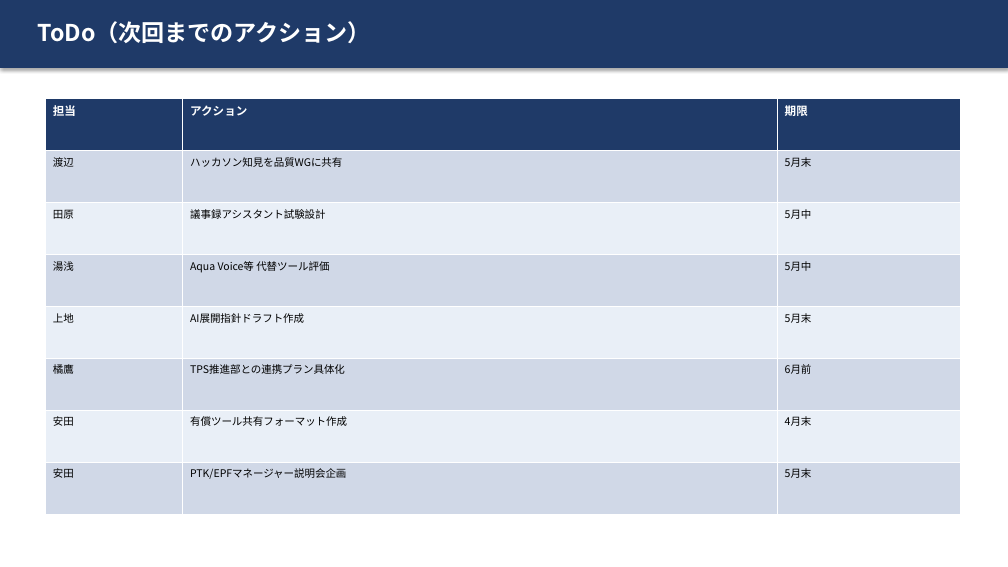
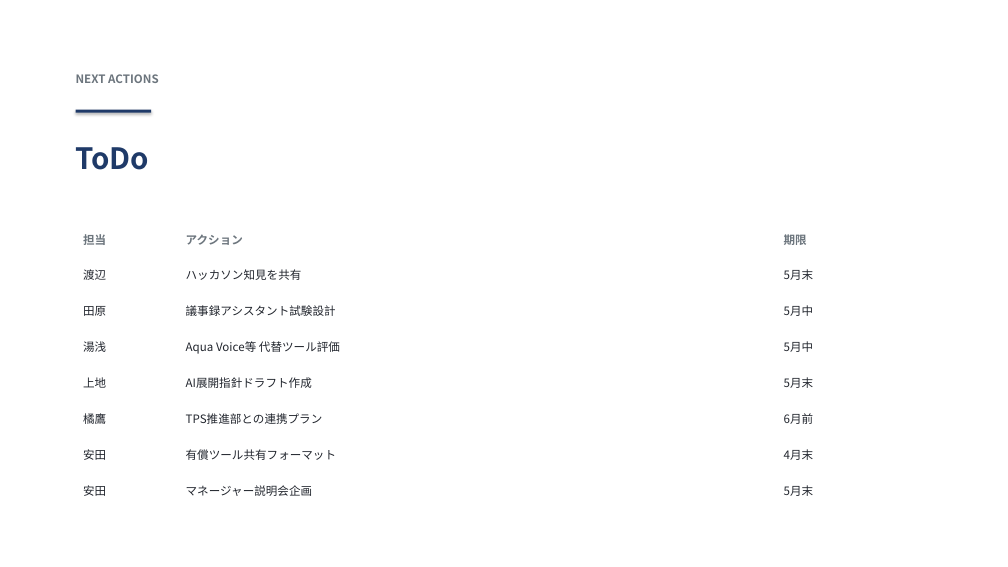
Before and after one commit to hiroakiyasa/meeting-minutes-2026-04-21, a slide deck: slide 8 of 05_hybrid_style.pptx (slide 9 before the commit). Drawn at 1008x567 pixels with LibreOffice and Linux fonts; fonts in the diff are those of the drawing. Boxes give left, top, right and bottom in pixels: in the first picture for what was removed or moved away, otherwise in the second. Text is boxed around its words. In the diff, an @@ line names an element or a change of style, - is before the commit and + after.

```diff
--- a/05_hybrid_style.pptx
+++ b/05_hybrid_style.pptx
@@ rectangle removed at <box>0,0,1008,68</box> @@
@@ text removed at <box>38,21,371,43</box> @@
-ToDo（次回までのアクション）
@@ text added at <box>76,74,159,83</box>, 11 pt, text #6C757D, bold @@
+NEXT ACTIONS
@@ rectangle added at <box>76,110,151,113</box>, fill #1F3A68 @@
@@ text added at <box>76,147,150,170</box>, 28 pt, text #1F3A68, bold @@
+ToDo
@@ table at <box>76,227,930,514</box> @@
-row 2, column 2: ハッカソン知見を品質WGに共有
+row 2, column 2: ハッカソン知見を共有
-row 6, column 2: TPS推進部との連携プラン具体化
+row 6, column 2: TPS推進部との連携プラン
-row 7, column 2: 有償ツール共有フォーマット作成
+row 7, column 2: 有償ツール共有フォーマット
-row 8, column 2: PTK/EPFマネージャー説明会企画
+row 8, column 2: マネージャー説明会企画
@@ fill #1F3A68 to #FFFFFF in row 1 @@
@@ fill #D0D8E8 to #FFFFFF in 12 cells @@
@@ fill #E9EFF7 to #FFFFFF in 9 cells @@
@@ text colour #FFFFFF to #6C757D in "担当", "アクション", "期限" @@
@@ size 10 to 11 pt, text colour #000000 to #22262E in "渡辺", "5月末", "田原", "議事録アシスタント試験設計" and 13 more places @@
@@ table: place and size @@
-table at <box>45,98,960,514</box>
+table at <box>76,227,930,514</box>
```
Also in this commit, not shown: 3 other slides changed, 5 slides added, 6 slides removed, 3 other files.
